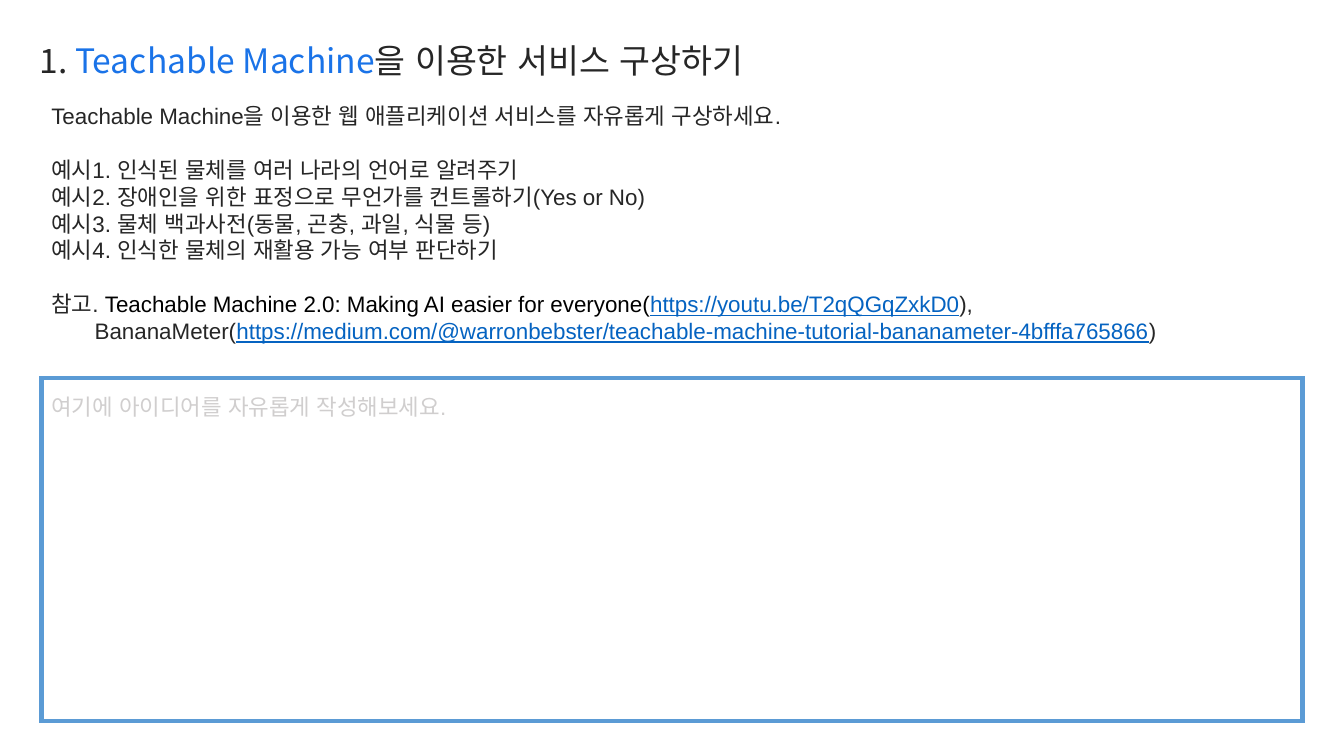
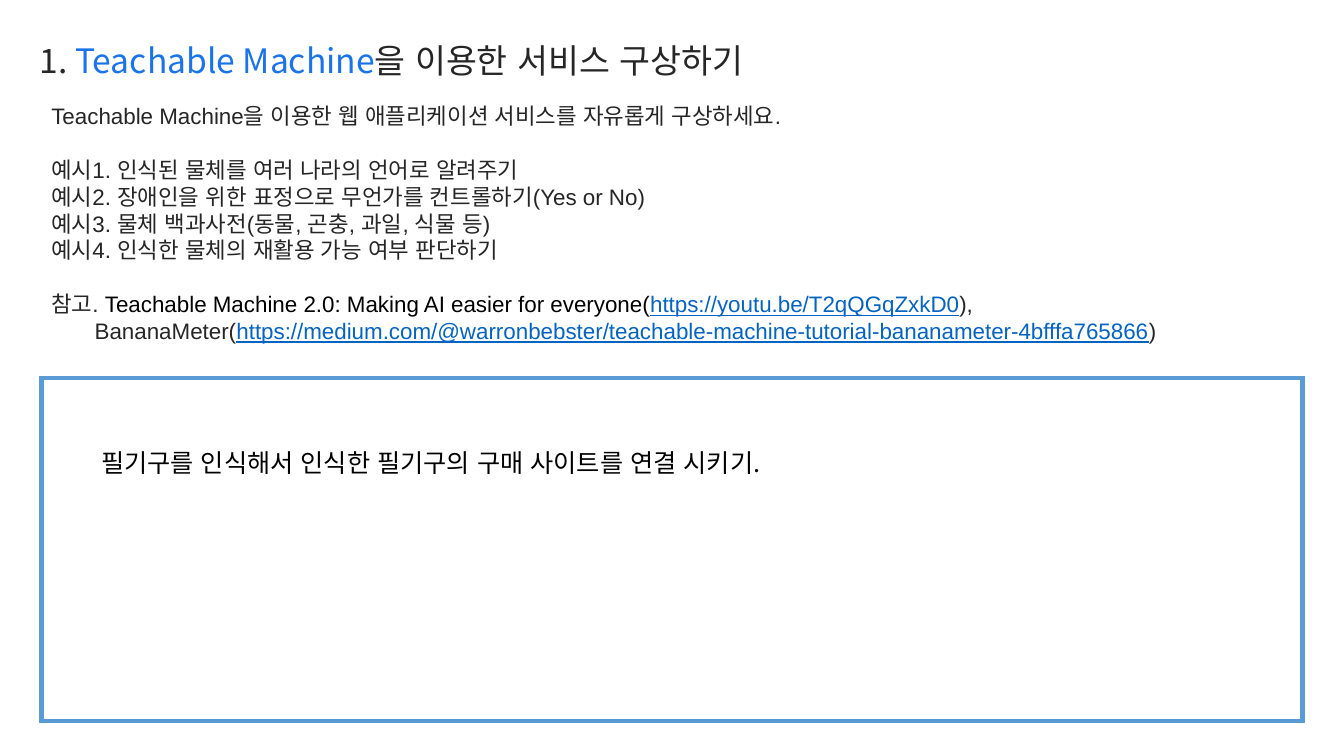
Before and after one commit to ycseol03/Temple, a slide deck: slide 2 of Report.pptx. Drawn at 1344x756 pixels with LibreOffice and Linux fonts; fonts in the diff are those of the drawing. Boxes give left, top, right and bottom in pixels: in the first picture for what was removed or moved away, otherwise in the second. Text is boxed around its words. In the diff, an @@ line names an element or a change of style, - is before the commit and + after.

```diff
--- a/Report.pptx
+++ b/Report.pptx
@@ text at <box>101,451,761,474</box>: text changed; size 16 to 18 pt; font Arial to Noto Sans CJK KR; text colour #D0CECE to #000000 @@
-여기에 아이디어를 자유롭게 작성해보세요.
+필기구를 인식해서 인식한 필기구의 구매 사이트를 연결 시키기.
```
Also in this commit, not shown: 3 other slides changed, 4 other files.
